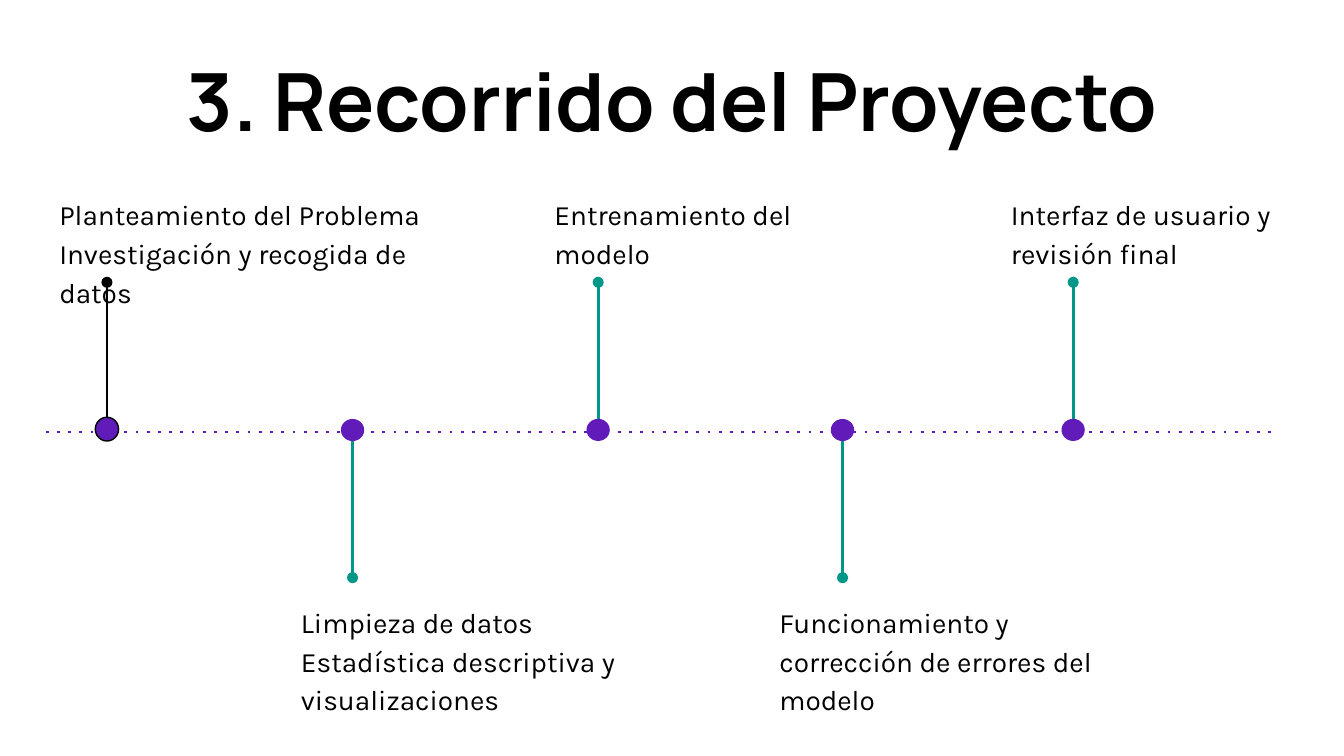
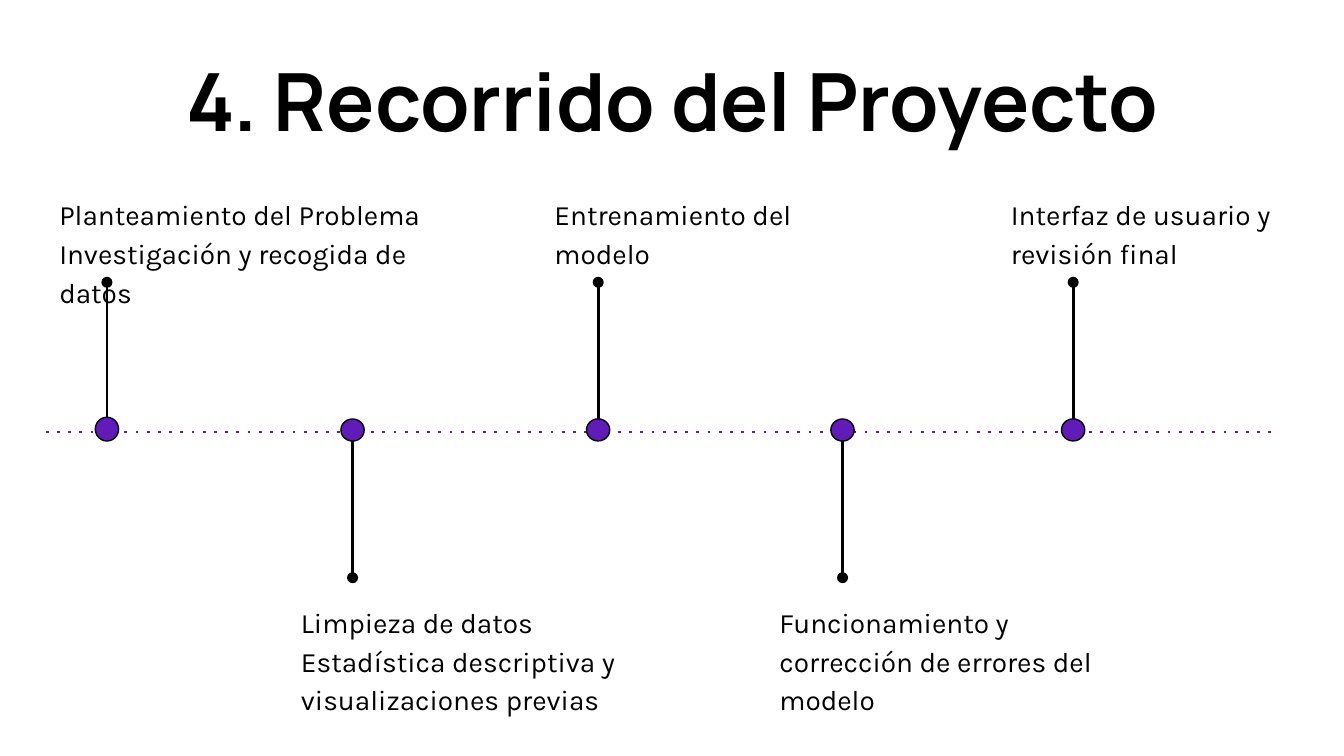
Before and after one commit to mrtfoix/Proyecto_final_codenotch, a slide deck: slide 5 of Presentacion.pptx (slide 4 before the commit). Drawn at 1344x756 pixels with LibreOffice and Linux fonts; fonts in the diff are those of the drawing. Boxes give left, top, right and bottom in pixels: in the first picture for what was removed or moved away, otherwise in the second. Text is boxed around its words. In the diff, an @@ line names an element or a change of style, - is before the commit and + after.

```diff
--- a/Presentacion.pptx
+++ b/Presentacion.pptx
@@ title at (186, 72, 1157, 151): text changed @@
-3. Recorrido del Proyecto
+4. Recorrido del Proyecto
@@ arrow (598, 419) - (598, 282): stroke #009688 1.5 pt to #000000 1.5 pt @@
@@ arrow (1074, 419) - (1074, 282): stroke #009688 1.5 pt to #000000 1.5 pt @@
@@ outline none to #000000 0.75 pt in 4 elements at (341, 419, 364, 441), (586, 419, 609, 441), (831, 419, 853, 441), (1062, 419, 1085, 441) @@
@@ arrow (352, 441) - (352, 578): stroke #009688 1.5 pt to #000000 1.5 pt @@
@@ arrow (843, 441) - (843, 578): stroke #009688 1.5 pt to #000000 1.5 pt @@
@@ text at (301, 650, 615, 717): text changed @@
-Estadística descriptiva y visualizaciones
+Estadística descriptiva y visualizaciones previas
```
Also in this commit, not shown: 3 other slides changed, 1 slide added.
